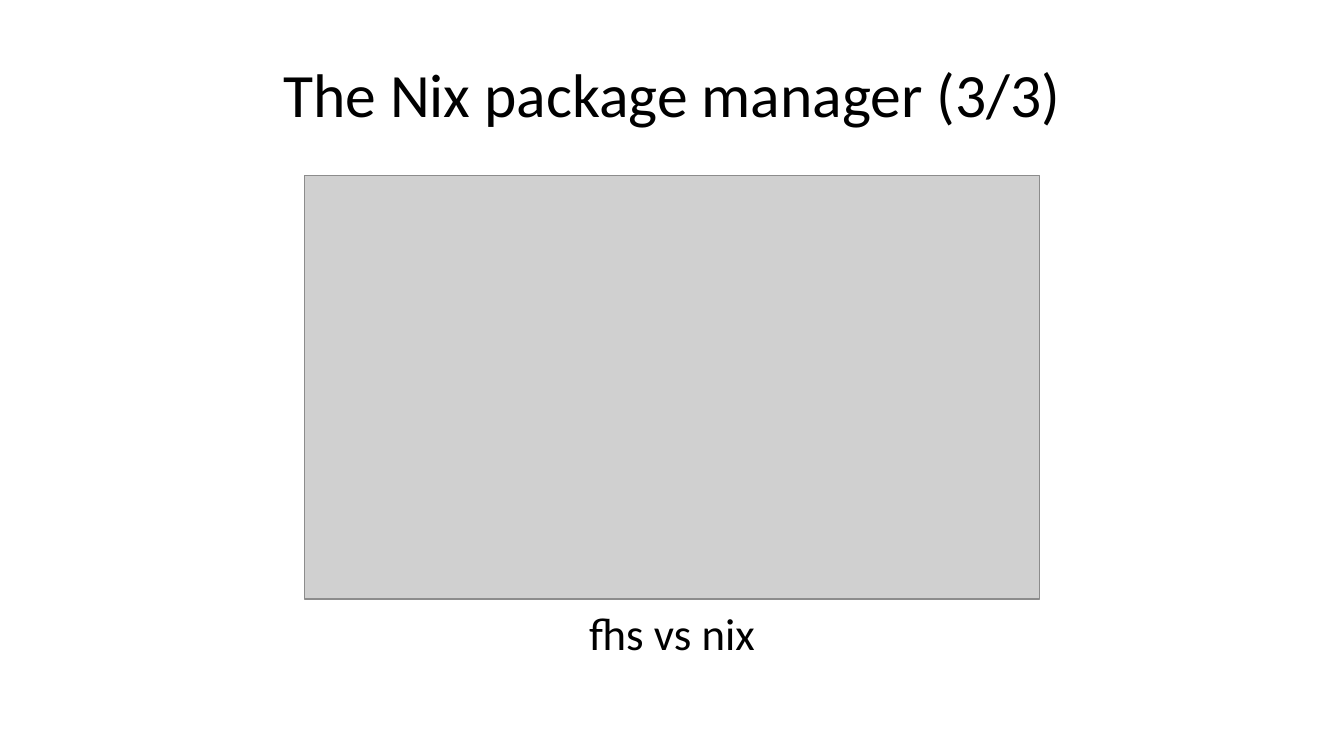
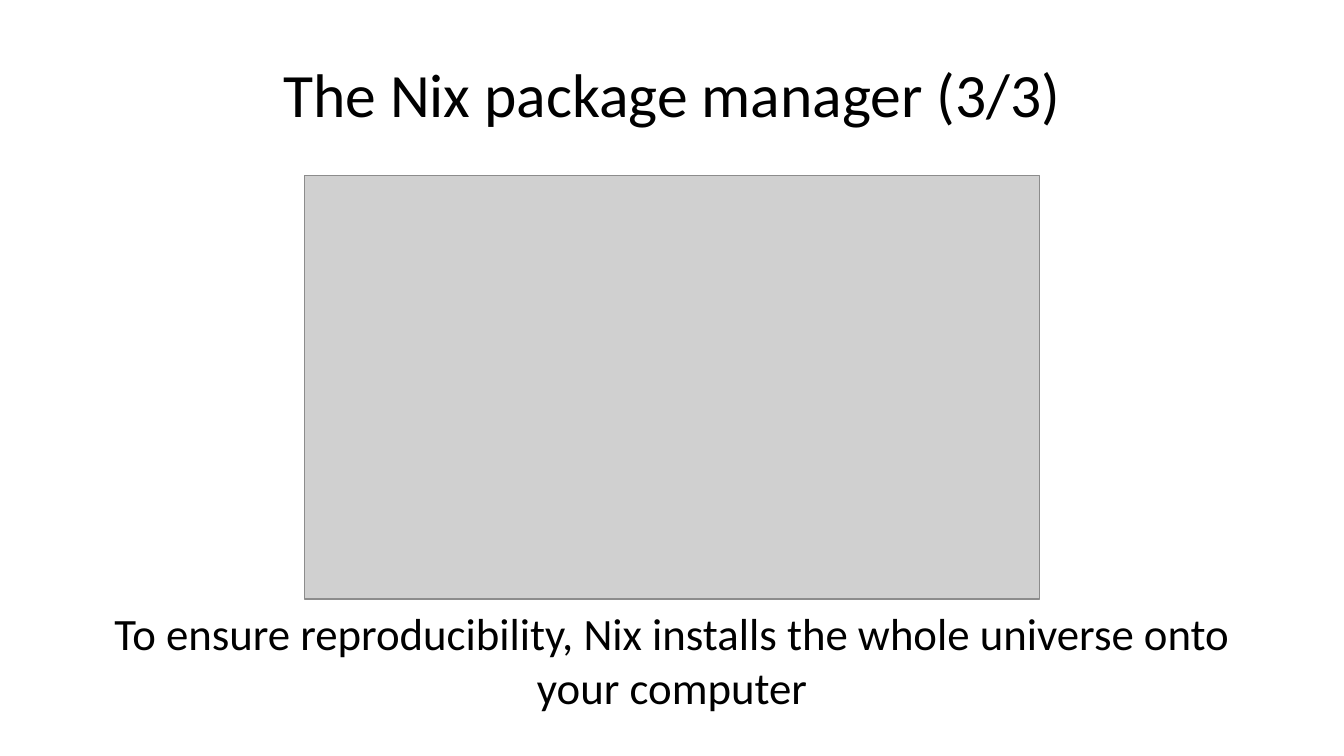
Before and after one commit to b-rodrigues/r_pharma_26, a slide deck: slide 14 of docs/index.pptx. Drawn at 1344x756 pixels with LibreOffice and Linux fonts; fonts in the diff are those of the drawing; grey boxes stand for pictures. Boxes give left, top, right and bottom in pixels: in the first picture for what was removed or moved away, otherwise in the second. Text is boxed around its words. In the diff, an @@ line names an element or a change of style, - is before the commit and + after.

```diff
--- a/docs/index.pptx
+++ b/docs/index.pptx
@@ text at [114,619,1229,712]: text changed @@
-fhs vs nix
+To ensure reproducibility, Nix installs the whole universe onto your computer
```
Also in this commit, not shown: 11 other files.
